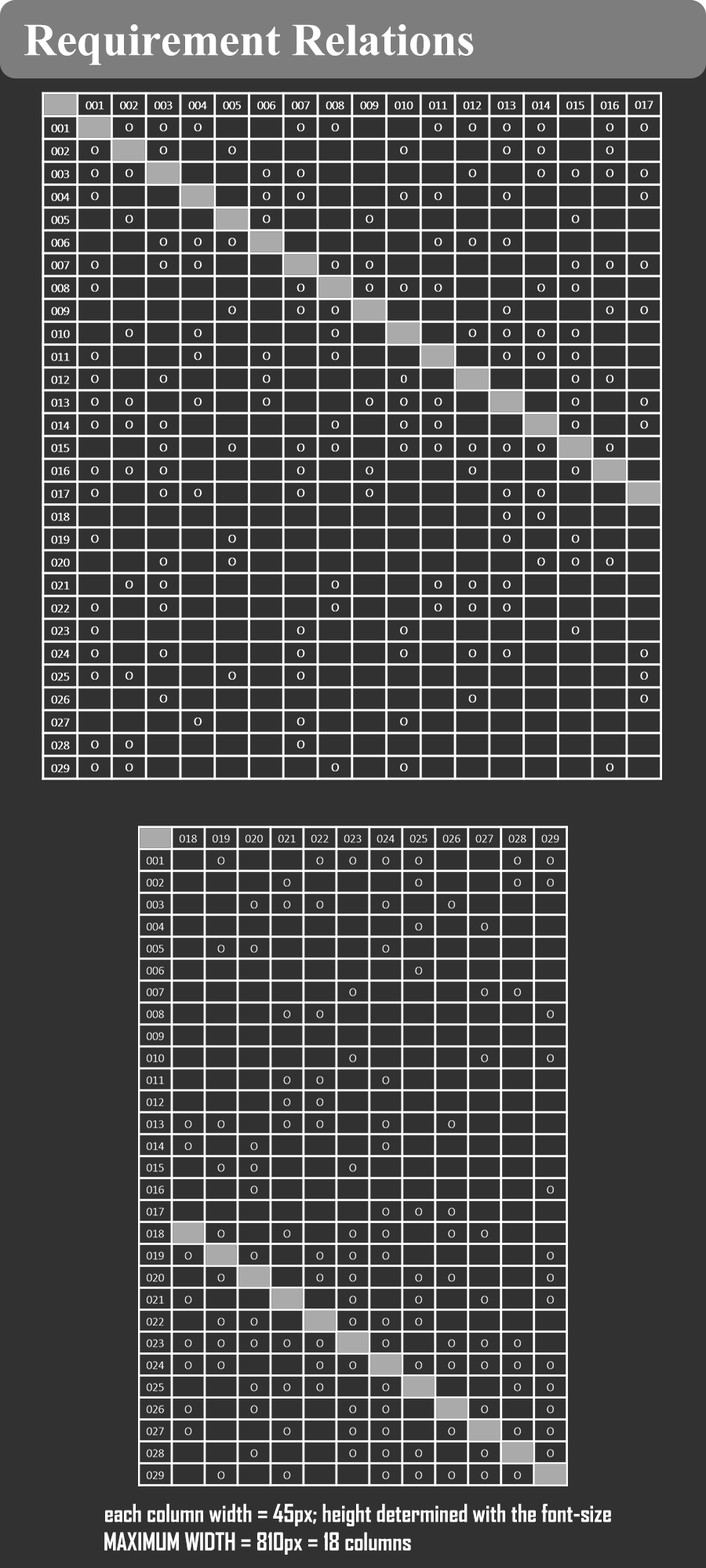
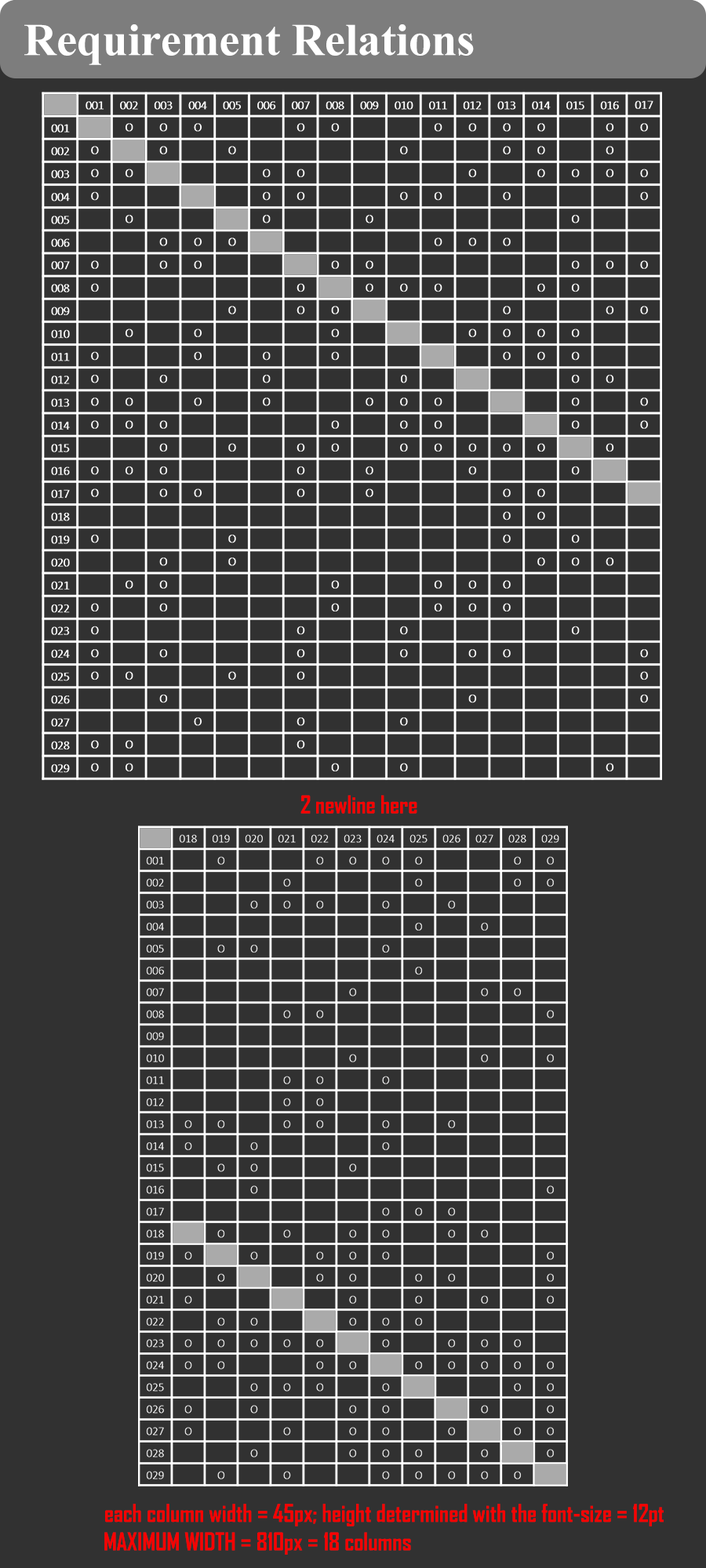
Comparing the layer stacks of the two 706x1568 images. Changes:
added layer "2 newline here" above "MAXIMUM WIDTH = 810px = 18 columns" over 300, 794, 418, 814
painted on "MAXIMUM WIDTH = 810px = 18 columns" over 104, 1531, 411, 1555
painted on "each column width = 45px; height determined with the font-size" over 105, 1503, 664, 1527
